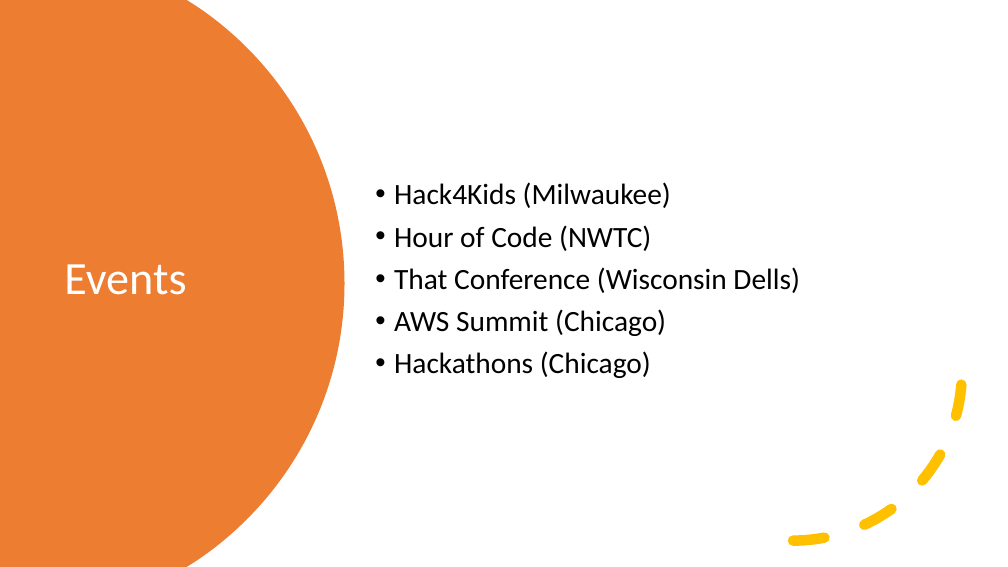
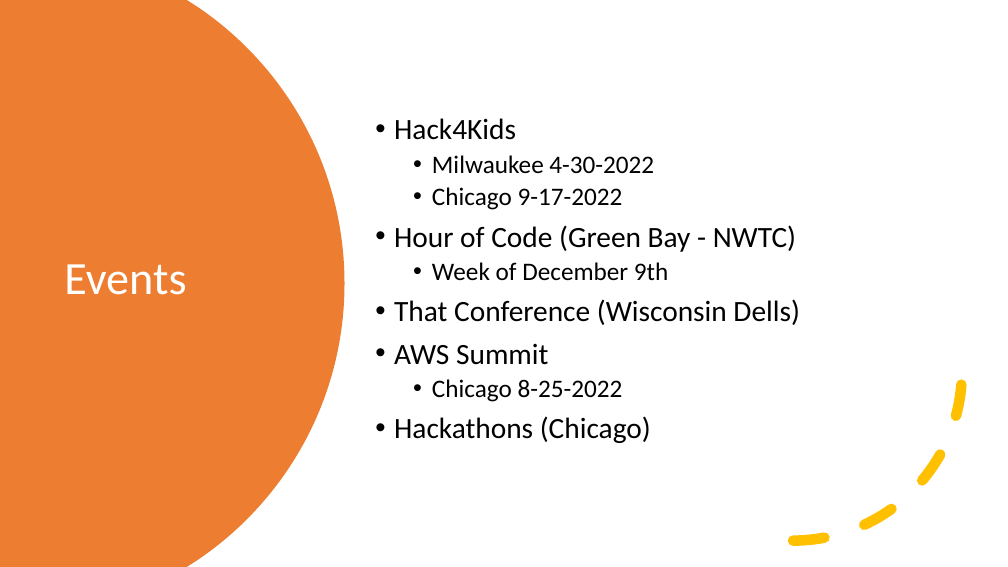
Before and after one commit to kevmoens/ThatConference2022, a slide deck: slide 15 of ThatConference2022.pptx (slide 16 before the commit). Drawn at 1008x567 pixels with LibreOffice and Linux fonts; fonts in the diff are those of the drawing. Boxes give left, top, right and bottom in pixels: in the first picture for what was removed or moved away, otherwise in the second. Text is boxed around its words. In the diff, an @@ line names an element or a change of style, - is before the commit and + after.

Commit message:
Update to presentation powerpoint

```diff
--- a/ThatConference2022.pptx
+++ b/ThatConference2022.pptx
@@ text at [394, 118, 796, 280]: text changed; size 28 to 24 pt @@
-• Hack4Kids (Milwaukee)
-• Hour of Code (NWTC)
+• Hack4Kids
+  • Milwaukee 4-30-2022
+  • Chicago 9-17-2022
+• Hour of Code (Green Bay - NWTC)
+  • Week of December 9th
@@ text at [394, 344, 623, 402]: text changed; size 28 to 24 pt @@
-• AWS Summit (Chicago)
+• AWS Summit
+  • Chicago 8-25-2022
```
Also in this commit, not shown: 13 slides added, 4 slides removed, 2 other files.
